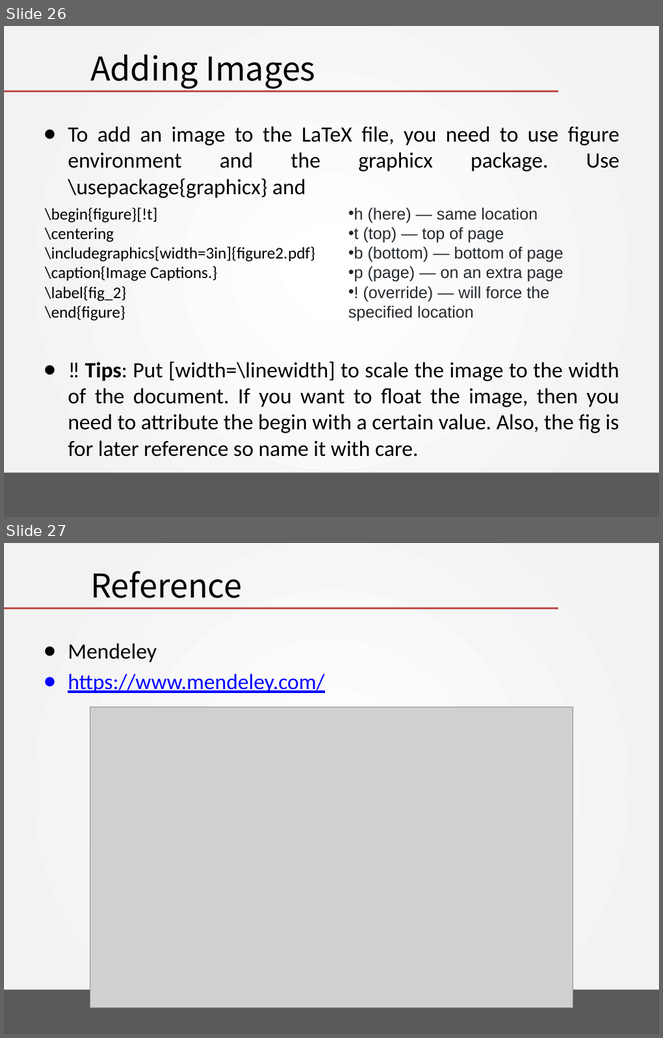
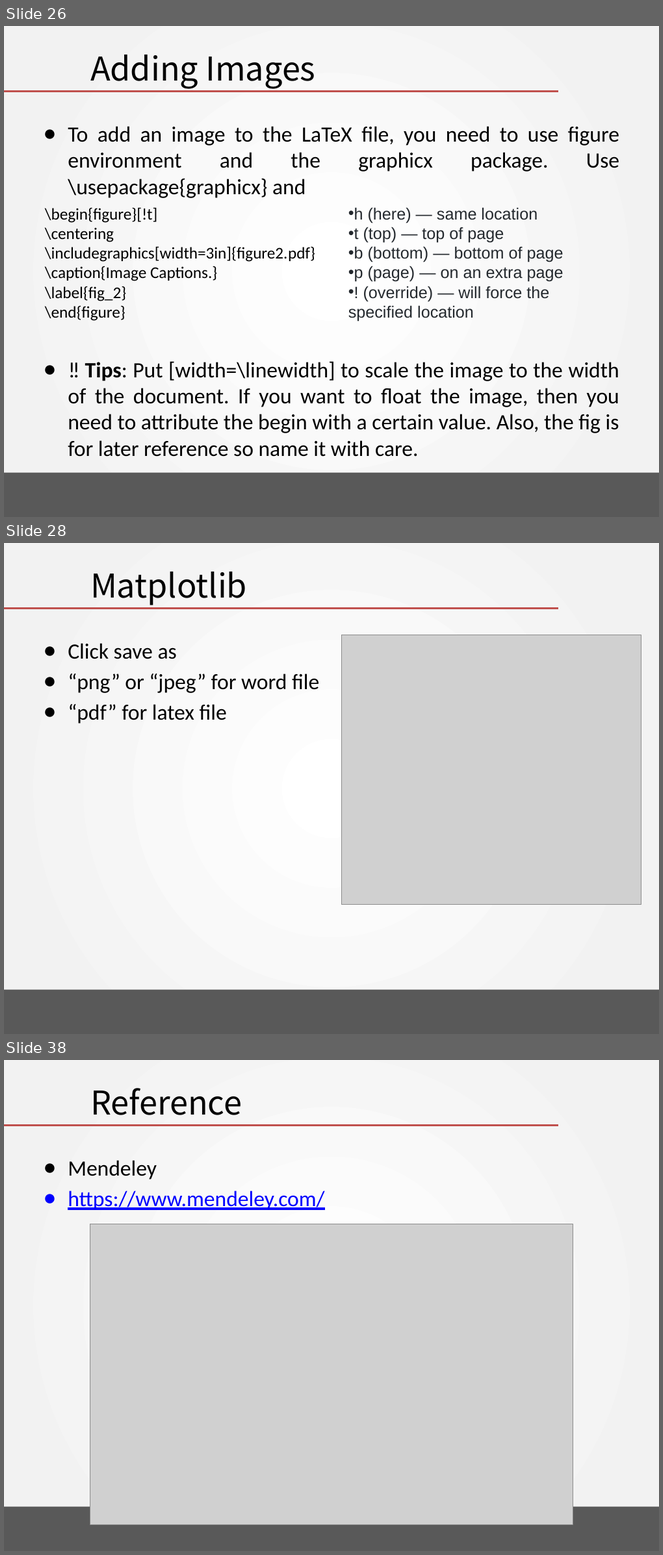
Before and after one commit to RainMan1860/Artificial_Intelligence_2019, a slide deck: chapter 07 - Latex Programming/Begin Latex in minute.pptx. Shown one above the other, each under a label of ours: slides 26 and 27 before the commit, slides 26, 28 and 38 after it; the slides between them are not shown. The pictures are 663x1038 and 663x1555 pixels, drawn with LibreOffice and Linux fonts; fonts in the diff are those of the drawing; grey boxes stand for pictures; background and template pictures are left out. Boxes give left, top, right and bottom in pixels: in the first picture for what was removed or moved away, otherwise in the second. Text is boxed around its words. In the diff, an @@ line names an element or a change of style, - is before the commit and + after.

```diff
--- a/chapter 07 - Latex Programming/Begin Latex in minute.pptx
+++ b/chapter 07 - Latex Programming/Begin Latex in minute.pptx
@@ slide 28 added at (4,543,659,1034), background gradient #FFFFFF to #F2F2F2; not listed: 2 template elements that a slide beside it also shows @@
@@ title added at (90,572,247,605), 36 pt, text #000000 @@
+Matplotlib
@@ picture added at (342,635,642,904) @@
@@ text added at (68,643,319,724), 24 pt, text #000000 @@
+● Click save as
+● “png” or “jpeg” for word file
+● “pdf” for latex file
@@ what was slide 27 is now slide 38 @@
```
Also in this commit, not shown: 14 other slides added.
